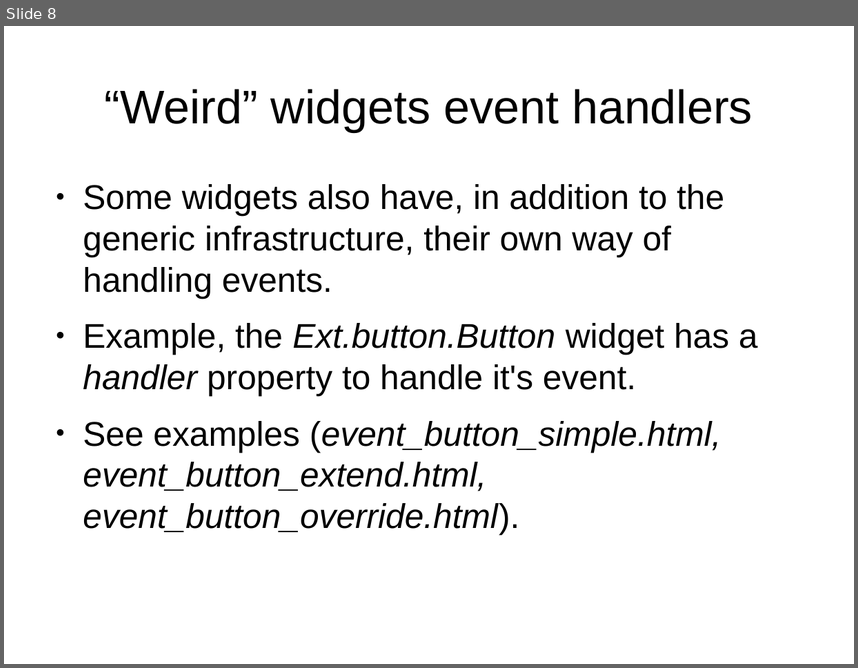
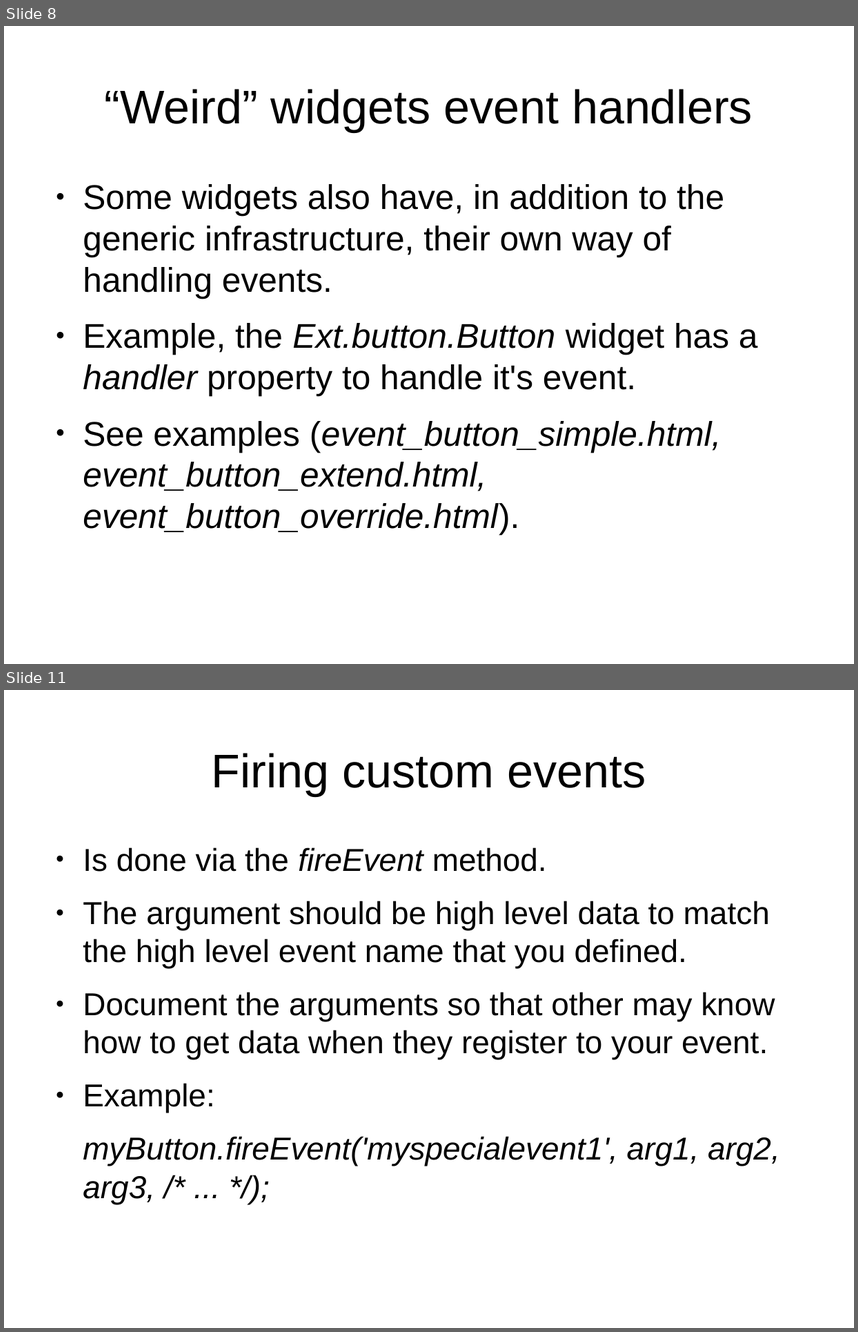
Before and after one commit to veltzer/demos, a slide deck: javascript/extjs/doc/extjs_event_handling.odp. Shown one above the other, each under a label of ours: slide 8 before the commit, slides 8 and 11 after it; the slides between them are not shown. The pictures are 858x668 and 858x1332 pixels, drawn with LibreOffice and Linux fonts; fonts in the diff are those of the drawing. Boxes give left, top, right and bottom in pixels: in the first picture for what was removed or moved away, otherwise in the second. Text is boxed around its words. In the diff, an @@ line names an element or a change of style, - is before the commit and + after.

Commit message:
more event handling (this is done)

```diff
--- a/javascript/extjs/doc/extjs_event_handling.odp
+++ b/javascript/extjs/doc/extjs_event_handling.odp
@@ slide 11 added at [4,690,854,1328], background #FFFFFF @@
@@ title added at [212,753,646,796], 44 pt, text #000000 @@
+Firing custom events
@@ text added at [83,847,780,1204], 29.6 pt, text #000000 @@
+● Is done via the fireEvent method.
+● The argument should be high level data to match the high level event name that you defined.
+● Document the arguments so that other may know how to get data when they register to your event.
+● Example:
+myButton.fireEvent('myspecialevent1', arg1, arg2, arg3, /* ... */);
```
Also in this commit, not shown: 3 other slides added, 2 other files.
